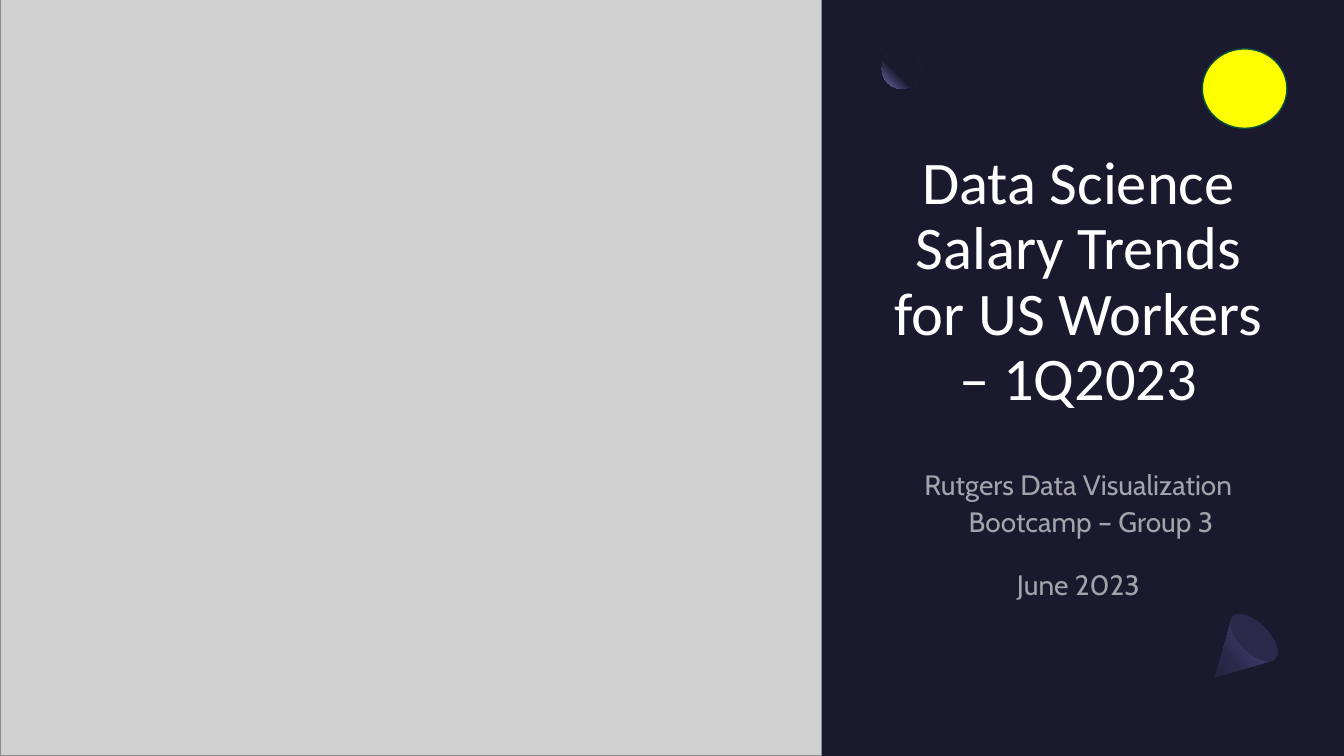
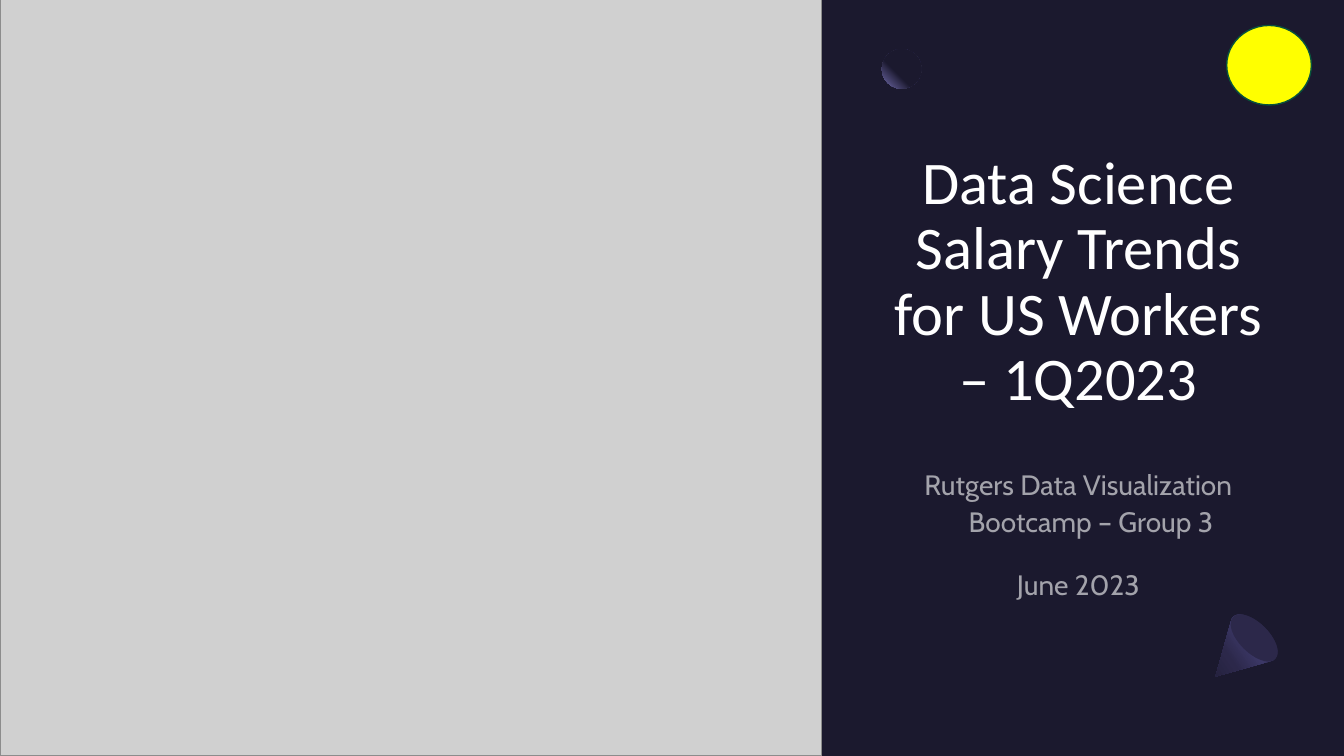
Before and after one commit to CMccormick0003/Data_Science_Salary_Trends, a slide deck: slide 1 of Presentation/draft_presentation_salaries_2023.pptx. Drawn at 1344x756 pixels with LibreOffice and Linux fonts; fonts in the diff are those of the drawing; grey boxes stand for pictures. Boxes give left, top, right and bottom in pixels: in the first picture for what was removed or moved away, otherwise in the second. Text is boxed around its words. In the diff, an @@ line names an element or a change of style, - is before the commit and + after.

```diff
--- a/Presentation/draft_presentation_salaries_2023.pptx
+++ b/Presentation/draft_presentation_salaries_2023.pptx
@@ ellipse: place and size @@
-ellipse at <box>1203,48,1288,128</box>
+ellipse at <box>1227,25,1312,105</box>
```
Also in this commit, not shown: 3 other slides changed, 1 slide added, 1 slide removed.
